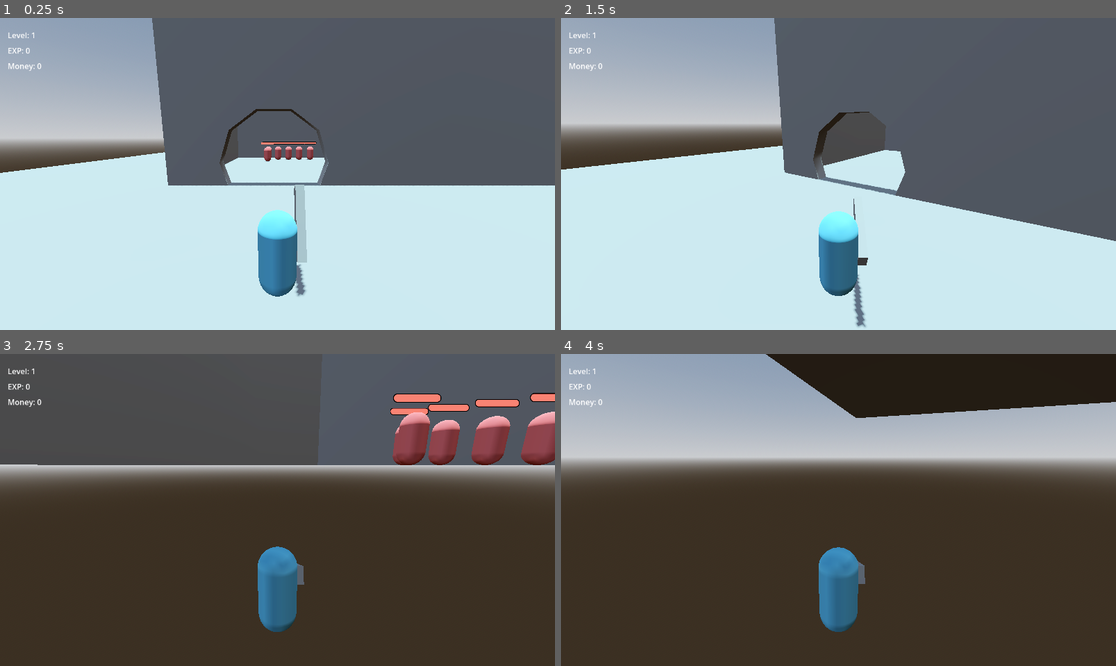
Above: before the commit, frames 1-4 (two rows, left to right).
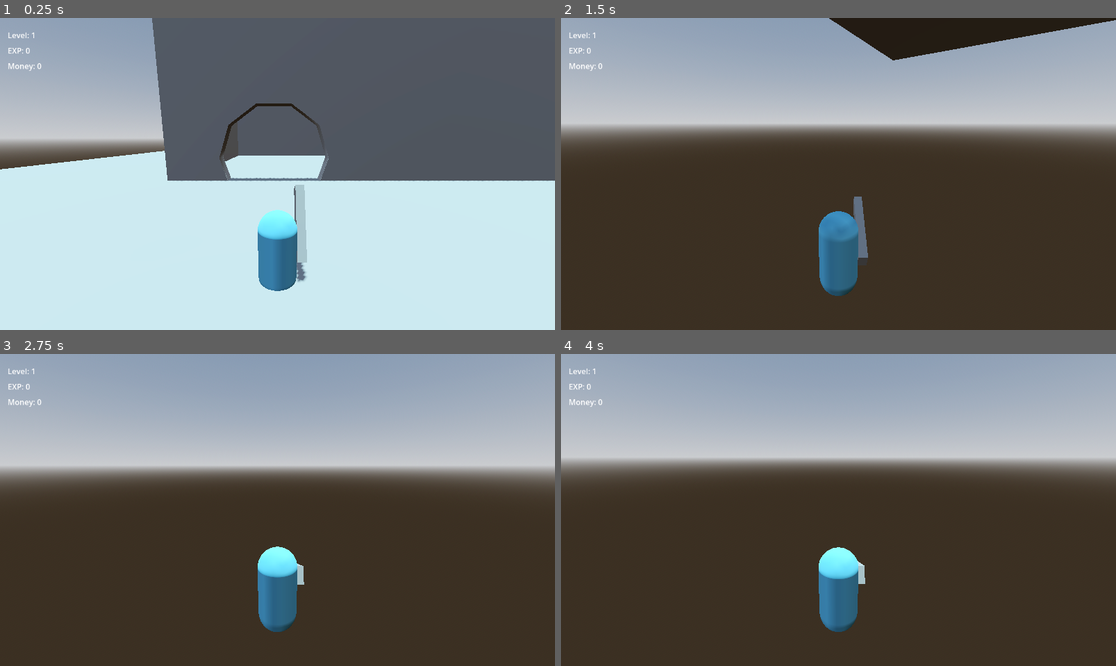
Above: after the commit, the same moments.

Repository: hollisma/mvm-30
Game: Godot game, scene res://scenes/system/main.tscn
The game is run twice, just before and just after one commit, with the same random seed, the same clock (stepped at 60 frames per second) and the same inputs.
Inputs (mouse positions are in pixels of both pictures, inside the frame that each line leads up to):
- Up to frame 1 (0.25 s): no input
- Up to frame 2 (1.5 s): move the mouse to (960, 158) at 0.52 s; hold D (right) 0.53-1.28 s; click (960, 158) at 0.6 s; tap Space (jump) at 0.77 s; move the mouse to (810, 174) at 1.27 s; hold W (forward) from 1.28 s (still down); click (810, 174) at 1.35 s
- Up to frame 3 (2.75 s): keep holding W (forward); tap Space (jump) at 1.52 s; move the mouse to (288, 503) at 2.02 s; tap ` (dev_freefly) at 2.1 s; click (288, 503) at 2.3 s
- Up to frame 4 (4 s): keep holding W (forward); move the mouse to (832, 516) at 2.77 s; tap Shift (sprint) at 2.85 s; tap Space (jump) at 3.02, 3.77 s; click (832, 516) at 3.05 s; move the mouse to (877, 513) at 3.52 s; click (877, 513) at 3.6 s

The runs differ from the first frame. In frame 1, 2.4% of the frame differs, in the area x 0-100%, y 27-90%; in frame 2, 80%, in the area x 0-100%, y 0-100%; in frame 3, 36%; in frame 4, 11%.
Error after the commit: Invalid assignment of property or key 'disabled' with value of type 'bool' on a base object of type 'null instance'. (res://scenes/characters/player.gd:158)

Commit message:
Damageable -> HealthComponent; BaseEnemy interface; stationary DummyEnemy and SimpleChaseEnemy

Diff:
--- a/scenes/characters/player.tscn
+++ b/scenes/characters/player.tscn
@@ -1,7 +1,7 @@
 [gd_scene load_steps=10 format=3 uid="uid://njraxn2ljfto"]
 
 [ext_resource type="Script" uid="uid://brcqkn2i6iwc3" path="res://scenes/characters/player.gd" id="1_rp718"]
-[ext_resource type="PackedScene" uid="uid://dth1id2rekshn" path="res://scenes/interfaces/damageable.tscn" id="2_76oj4"]
+[ext_resource type="PackedScene" uid="uid://dth1id2rekshn" path="res://scenes/interfaces/health_component.tscn" id="2_76oj4"]
 [ext_resource type="PackedScene" uid="uid://8tbebxmq5d6p" path="res://scenes/objects/candy_cane_sword.tscn" id="2_yewv4"]
 
 [sub_resource type="CapsuleShape3D" id="CapsuleShape3D_iof21"]
--- a/scenes/enemies/enemy.gd
+++ /dev/null
@@ -1,23 +0,0 @@
-extends CharacterBody3D
-class_name Enemy
-
-@onready var damageable := $Damageable
-@onready var health_bar = $HealthBar
-
-@export var health := 5.0
-@export var exp_amount := 2
-@export var money_amount := 1
-
-func _ready():
-	damageable.init(health, "Enemy")
-	damageable.died.connect(_do_death)
-	health_bar.init(health)
-
-func take_damage(amount: float):
-	damageable.take_damage(amount)
-	health_bar.set_health(damageable.health)
-
-func _do_death():
-	PlayerState.add_exp(exp_amount)
-	PlayerState.add_money(money_amount)
-	queue_free()
--- a/scenes/enemies/enemy.tscn
+++ /dev/null
@@ -1,29 +0,0 @@
-[gd_scene load_steps=7 format=3 uid="uid://drbmj5iomp844"]
-
-[ext_resource type="Script" uid="uid://dpeobbewa5hyq" path="res://scenes/enemies/enemy.gd" id="1_6xk8f"]
-[ext_resource type="PackedScene" uid="uid://dth1id2rekshn" path="res://scenes/interfaces/damageable.tscn" id="2_8e3ao"]
-[ext_resource type="PackedScene" uid="uid://beax78p4udixi" path="res://scenes/enemies/health_bar.tscn" id="3_38ino"]
-
-[sub_resource type="CapsuleShape3D" id="CapsuleShape3D_8e3ao"]
-
-[sub_resource type="StandardMaterial3D" id="StandardMaterial3D_6xk8f"]
-albedo_color = Color(0.88, 0.41360003, 0.41360003, 1)
-
-[sub_resource type="CapsuleMesh" id="CapsuleMesh_6xk8f"]
-
-[node name="Enemy" type="CharacterBody3D" unique_id=286009393]
-script = ExtResource("1_6xk8f")
-
-[node name="Damageable" parent="." unique_id=710555215 instance=ExtResource("2_8e3ao")]
-
-[node name="Collider" type="CollisionShape3D" parent="." unique_id=1071146617]
-shape = SubResource("CapsuleShape3D_8e3ao")
-
-[node name="Visuals" type="Node3D" parent="." unique_id=376280523]
-
-[node name="Mesh" type="MeshInstance3D" parent="Visuals" unique_id=569980125]
-material_override = SubResource("StandardMaterial3D_6xk8f")
-mesh = SubResource("CapsuleMesh_6xk8f")
-
-[node name="HealthBar" parent="." unique_id=1092299156 instance=ExtResource("3_38ino")]
-transform = Transform3D(1, 0, 0, 0, 1, 0, 0, 0, 1, 0, 1.5, 0)
--- a/scenes/enemies/health_bar.tscn
+++ b/scenes/enemies/health_bar.tscn
@@ -30,7 +30,7 @@
 [sub_resource type="ViewportTexture" id="ViewportTexture_61m5h"]
 viewport_path = NodePath("SubViewport")
 
-[node name="HealthBarPivot" type="Node3D" unique_id=1092299156]
+[node name="HealthBarPivot" type="Node3D" unique_id=993036993]
 script = ExtResource("1_7khmv")
 
 [node name="SubViewport" type="SubViewport" parent="." unique_id=663859328]
--- a/scenes/interfaces/damageable.gd
+++ /dev/null
@@ -1,21 +0,0 @@
-### For scenes that can take damage (e.g. enemies, destructible walls, etc)
-extends Node
-class_name Damageable
-
-signal died
-
-var max_health: float
-var health: float
-var entity_name: String
-
-func init(_max_health: float, _name: String):
-	max_health = _max_health
-	health = max_health
-	entity_name = _name
-
-func take_damage(amount: float):
-	health = max(health - amount, 0)
-	Logr.info(entity_name, "Taking %.1f damage; At %.1f health" % [amount, health])
-	if health <= 0:
-		Logr.info(entity_name, "%s died" % entity_name)
-		died.emit()
--- a/scenes/interfaces/damageable.tscn
+++ /dev/null
@@ -1,6 +0,0 @@
-[gd_scene load_steps=2 format=3 uid="uid://dth1id2rekshn"]
-
-[ext_resource type="Script" uid="uid://dvvemhialaj3s" path="res://scenes/interfaces/damageable.gd" id="1_hahci"]
-
-[node name="Damageable" type="Node" unique_id=710555215]
-script = ExtResource("1_hahci")
--- a/scenes/objects/candy_cane_sword.gd
+++ b/scenes/objects/candy_cane_sword.gd
@@ -10,8 +10,8 @@
 	collision_area.monitoring = false
 
 func _on_body_entered(body):
-	if body.has_method("take_damage"):
-		body.take_damage(_attack_power)
+	if body.has_method("apply_damage"):
+		body.apply_damage(_attack_power)
 
 func start_swing():
 	collision_area.monitoring = true
--- a/scenes/system/main.gd
+++ b/scenes/system/main.gd
@@ -1,4 +1,7 @@
 extends Node3D
+
+@onready var player = $Player
 
 func _ready():
 	Logr.min_level = Logr.Level.DEBUG
+	PlayerState.player_ref = player
--- a/scenes/system/main.tscn
+++ b/scenes/system/main.tscn
@@ -1,10 +1,11 @@
-[gd_scene load_steps=9 format=3 uid="uid://06tul1dr0kp3"]
+[gd_scene load_steps=10 format=3 uid="uid://06tul1dr0kp3"]
 
 [ext_resource type="PackedScene" uid="uid://d0f5q3kkeg7s7" path="res://scenes/levels/level.tscn" id="1_6awnf"]
 [ext_resource type="Script" uid="uid://8ddbwxemodfk" path="res://scenes/system/main.gd" id="1_628vv"]
 [ext_resource type="PackedScene" uid="uid://njraxn2ljfto" path="res://scenes/characters/player.tscn" id="2_ii55j"]
-[ext_resource type="PackedScene" uid="uid://drbmj5iomp844" path="res://scenes/enemies/enemy.tscn" id="3_ii55j"]
+[ext_resource type="PackedScene" uid="uid://drbmj5iomp844" path="res://scenes/enemies/dummy_enemy.tscn" id="3_ii55j"]
 [ext_resource type="PackedScene" uid="uid://cohxnw8spigs6" path="res://scenes/ui/hud.tscn" id="4_5m258"]
+[ext_resource type="PackedScene" uid="uid://gdhn8dilltih" path="res://scenes/enemies/simple_chase_enemy.tscn" id="6_xoti3"]
 
 [sub_resource type="ProceduralSkyMaterial" id="ProceduralSkyMaterial_6awnf"]
 sky_horizon_color = Color(0.66224277, 0.6717428, 0.6867428, 1)
@@ -35,22 +36,17 @@
 [node name="Player" parent="." unique_id=1146666603 instance=ExtResource("2_ii55j")]
 transform = Transform3D(1, 0, 0, 0, 1, 0, 0, 0, 1, -37.100002, 1, 17.1)
 
-[node name="Enemy" parent="." unique_id=1237845330 instance=ExtResource("3_ii55j")]
+[node name="HUD" parent="." unique_id=113979026 instance=ExtResource("4_5m258")]
+
+[node name="DummyEnemy" parent="." unique_id=1237845330 instance=ExtResource("3_ii55j")]
 transform = Transform3D(1, 0, 0, 0, 1, 0, 0, 0, 1, -38.5, 1.5000004, -10.2)
 
-[node name="HUD" parent="." unique_id=113979026 instance=ExtResource("4_5m258")]
-
-[node name="Enemy2" parent="." unique_id=286009393 instance=ExtResource("3_ii55j")]
+[node name="DummyEnemy2" parent="." unique_id=286009393 instance=ExtResource("3_ii55j")]
 transform = Transform3D(1, 0, 0, 0, 1, 0, 0, 0, 1, -38.5, 1.5000004, -8)
 
-[node name="Enemy3" parent="." unique_id=1224290363 instance=ExtResource("3_ii55j")]
+[node name="DummyEnemy3" parent="." unique_id=1224290363 instance=ExtResource("3_ii55j")]
 transform = Transform3D(1, 0, 0, 0, 1, 0, 0, 0, 1, -37, 1.5000004, -10.2)
 
-[node name="Enemy4" parent="." unique_id=1121427880 instance=ExtResource("3_ii55j")]
-transform = Transform3D(1, 0, 0, 0, 1, 0, 0, 0, 1, -35.4, 1.5000004, -10.2)
-
-[node name="Enemy5" parent="." unique_id=1659397261 instance=ExtResource("3_ii55j")]
-transform = Transform3D(1, 0, 0, 0, 1, 0, 0, 0, 1, -33.8, 1.5000004, -10.2)
-
-[node name="Enemy6" parent="." unique_id=1504899536 instance=ExtResource("3_ii55j")]
-transform = Transform3D(1, 0, 0, 0, 1, 0, 0, 0, 1, -32.1, 1.5000004, -10.2)
+[node name="SimpleChaseEnemy" parent="." unique_id=974088394 node_paths=PackedStringArray("target") instance=ExtResource("6_xoti3")]
+transform = Transform3D(1, 0, 0, 0, 1, 0, 0, 0, 1, -29.8, 1.5000001, 3.9)
+target = NodePath("../Player")
--- a/scripts/player_state.gd
+++ b/scripts/player_state.gd
@@ -1,6 +1,7 @@
 extends Node
 const TAG = "PlayerState"
 
+var player_ref: Player
 var level := 1
 var experience := 0
 var money := 0
Not shown, removed: scenes/enemies/enemy.gd.uid
Not shown, removed: scenes/interfaces/damageable.gd.uid
